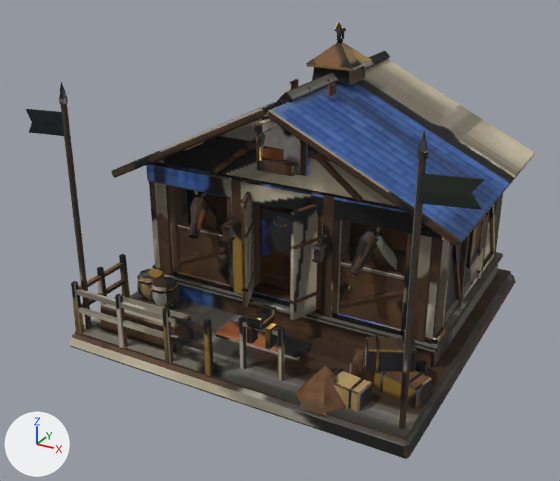
Two versions of the glTF model public/models/stable.glb, one commit apart.
The view is the same before and after, from a 50 mm camera at (6.65, -13.41, 8.28) aimed at (-0.33, -0.72, 1.93). The lights are fixed; the arrows at lower left show +X, +Y and +Z. The older version comes first. Where no turn or scale is listed for an object, it has been applied to the vertices. Vertices at exactly the same position are counted once.

The first picture shows 'Anim_Banners', 'Static_Mesh'.
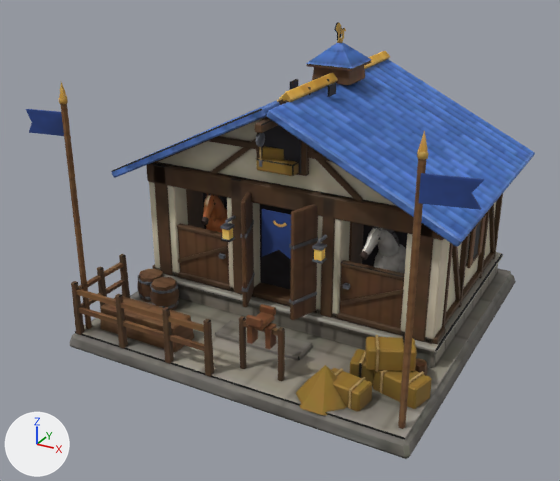
What differs and where, as boxes [x1, y1, x2, y2] in the pictures (560 x 481 px):
part 1 of me_anim_banners, surface changed: [26, 109, 485, 259] in both
part 2 of me_static_mesh, added: after [260, 204, 293, 289]
part 3 of me_static_mesh, rebuilt: before [200, 198, 217, 231]; after [210, 194, 226, 222]
part 4 of me_static_mesh, rebuilt: before [370, 232, 397, 272]; after [377, 228, 398, 258]
part 5 of me_static_mesh, deleted: before [348, 265, 362, 277]
part 6 of me_static_mesh, deleted: before [188, 229, 200, 239]
part 7 of me_static_mesh, cut back: before [187, 189, 407, 289]; after [186, 189, 407, 273]
part 8 of me_static_mesh, surface changed: [59, 22, 535, 459] in both

The change, as a list of edits to the scene's bpy script:
```text
Change me_anim_banners:
    where me_anim_banners.from_pydata(...)  # 30 vertices, 48 faces; spans x -4.23..4.23, y -3.37..-1.28, z 1.8..4.75
    used by ob_anim_banners; location = (0.0, 0.0, 0.0)
    me_anim_banners part 1: texture (UV) coordinates of 48 of 48 faces, centred in x -4.18..4.18, y -3.34..-1.28, z 1.88..4.75, changed; they spanned u 0.14..0.94, v 0.05..0.88 and now span u 0.72..0.91, v 0.04..0.84
Change me_static_mesh:
    used by ob_static_mesh; location = (0.0, 0.0, 0.0)
    remove me_static_mesh.from_pydata(...)  # 2912 vertices, 5060 faces; spans x -3.66..3.66, y -3.63..3.65, z 0.0..6.05
    add me_static_mesh.from_pydata(...)  # 3400 vertices, 5900 faces; spans x -3.66..3.66, y -3.63..3.65, z 0.0..6.05
    me_static_mesh part 2: a new loose piece, a box spanning x -1.25..1.25, y -0.8..-0.7, z 0.8..3.3, in mat_atlas (picture img_stable_atlas)
    me_static_mesh part 3: the loose piece of 50 vertices spanning x -2.35..-1.72, y -1.41..-0.27, z 1.51..2.74 is rebuilt with 50 vertices and now spans x -2.13..-1.74, y -1.02..-0.27, z 1.93..2.73
    me_static_mesh part 4: the loose piece of 50 vertices spanning x 1.72..2.35, y -1.41..-0.27, z 1.51..2.74 is rebuilt with 50 vertices and now spans x 1.74..2.13, y -1.02..-0.27, z 1.93..2.73
    me_static_mesh part 5: the loose piece of 24 vertices spanning x 1.63..1.86, y -1.83..-1.56, z 2.03..2.3 is deleted
    me_static_mesh part 6: the loose piece of 24 vertices spanning x -1.86..-1.63, y -1.83..-1.56, z 2.03..2.3 is deleted
    me_static_mesh part 7: 120 vertices removed from x -2.8..2.8, y -1.75..-0.7, z 0.8..3.3; 584 vertices added at x -2.61..2.61, y -1.38..0.03, z 0.8..3.3
    me_static_mesh part 8: 4232 kept faces spanning x -3.66..3.66, y -3.63..3.65, z 0.0..6.05 get new texture (UV) coordinates
    other edits to the shape of me_static_mesh do not show in these pictures
```
